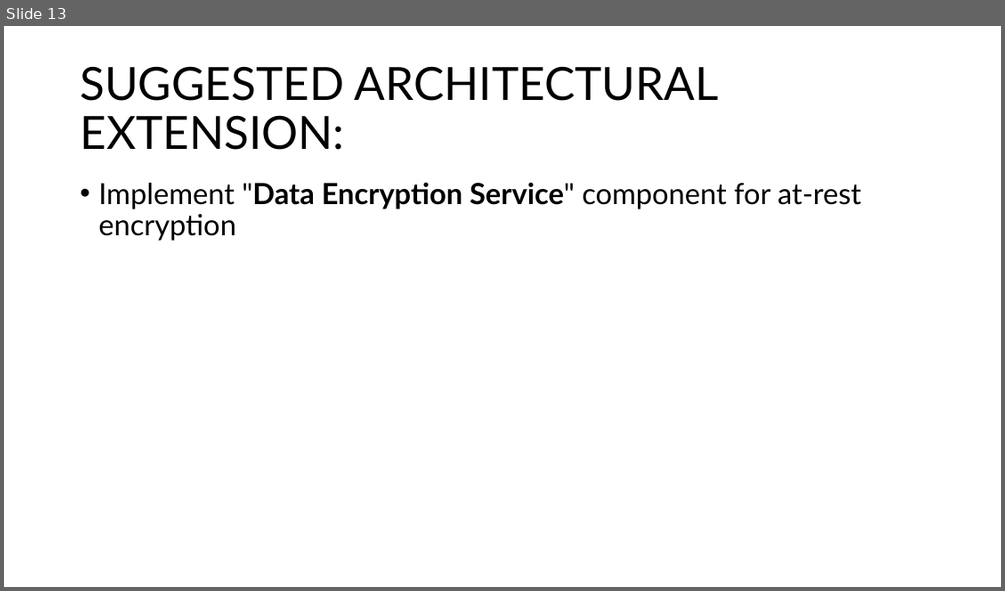
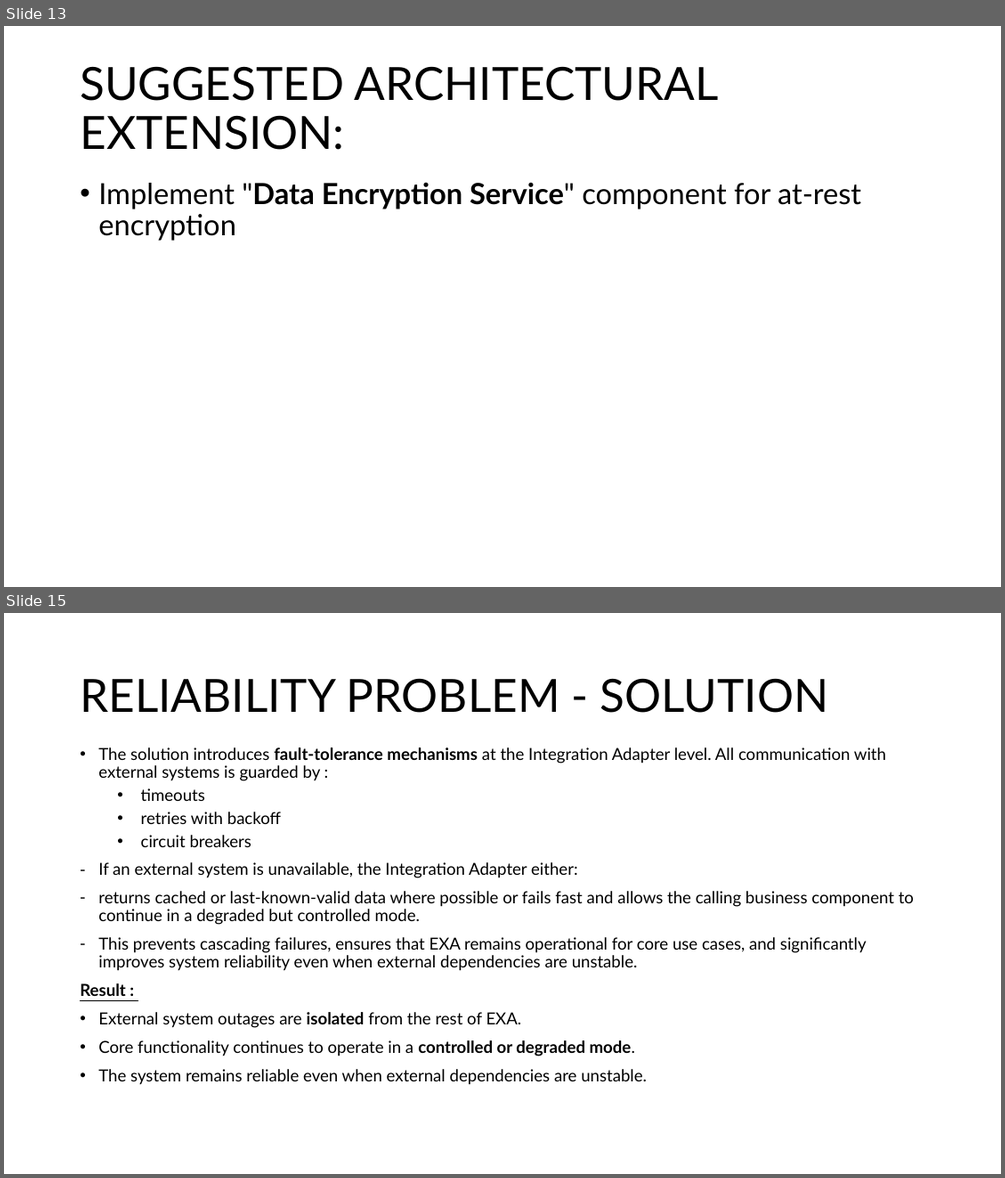
Before and after one commit to mayembe-martin/software_architecture_schedules, a slide deck: M2/Presentation_Qualities.pptx. Shown one above the other, each under a label of ours: slide 13 before the commit, slides 13 and 15 after it; the slides between them are not shown. The pictures are 1005x591 and 1005x1178 pixels, drawn with LibreOffice and Linux fonts; fonts in the diff are those of the drawing. Boxes give left, top, right and bottom in pixels: in the first picture for what was removed or moved away, otherwise in the second. Text is boxed around its words. In the diff, an @@ line names an element or a change of style, - is before the commit and + after.

Commit message:
Added Yash part - Reliability and Scalability qualities - final version pending

```diff
--- a/M2/Presentation_Qualities.pptx
+++ b/M2/Presentation_Qualities.pptx
@@ slide 15 added at bbox=[4, 613, 1001, 1174], background #FFFFFF @@
@@ title added at bbox=[80, 678, 829, 713], 44 pt, text #000000 @@
+RELIABILITY PROBLEM - SOLUTION
@@ text added at bbox=[80, 747, 914, 1085], 16 pt, text #000000 @@
+• The solution introduces fault-tolerance mechanisms at the Integration Adapter level. All communication with external systems is guarded by :
+  • timeouts
+  • retries with backoff
+  • circuit breakers
+– If an external system is unavailable, the Integration Adapter either:
+– returns cached or last-known-valid data where possible or fails fast and allows the calling business component to continue in a degraded but controlled mode.
+– This prevents cascading failures, ensures that EXA remains operational for core use cases, and significantly improves system reliability even when external dependencies are unstable.
+Result :
+• External system outages are isolated from the rest of EXA.
+• Core functionality continues to operate in a controlled or degraded mode.
+• The system remains reliable even when external dependencies are unstable.
```
Also in this commit, not shown: 3 other slides added.
